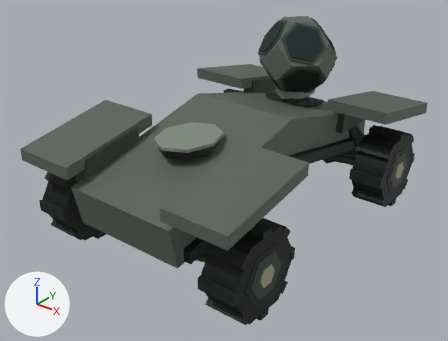
What one commit did to the glTF model assets/xb12/xb12_d0_lod2.glb.
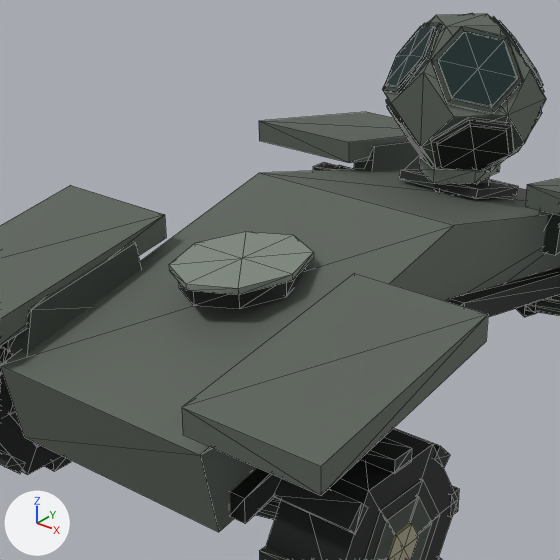
Each version is shown whole from a 50 mm lens placed at (4.17, -5.56, 3.99), pointed at (-0.04, -0.3, 0.73), then close up on the part from 16% to 77% of the width and 3% to 83% of the height. The lights are fixed; the arrows at lower left show +X, +Y and +Z. The last two pictures show the newer version. The close-ups show mesh edges as thin lines. Where no turn or scale is listed for an object, it has been applied to the vertices. Vertices at exactly the same position are counted once.

Names of what the first close-up shows: 'XB12_STATIC'.
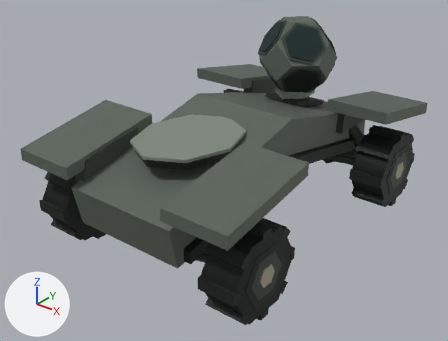
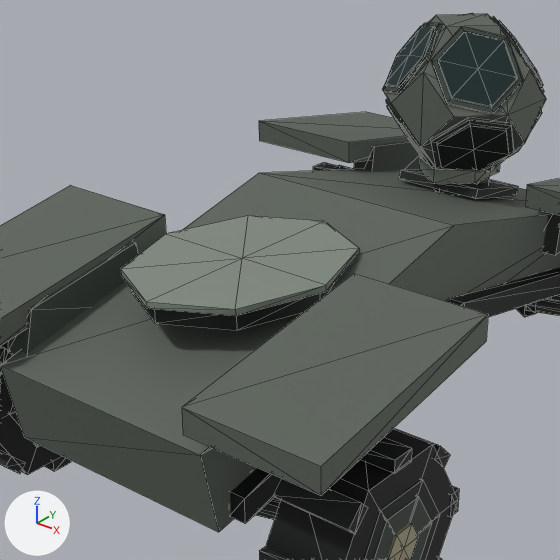
Edits to the bpy script that builds the scene:
```text
Change me_mesh_0:
    where me_mesh_0.from_pydata(...)  # 1407 vertices, 2344 faces; spans x -1.44..1.44, y -2.1..2.1, z 0.0..2.3
    used by ob_xb12_static; location = (0.0, 0.0, 0.0)
    before: 138 (0.21, -1.22, 1.38), 139 (0.21, -1.22, 1.27) at pixel (239, 308), 140 (0.3, -0.95, 1.38), 141 (0.3, -0.95, 1.27) at pixel (286, 296), 142 (0.21, -0.68, 1.38)
    before: 143 (0.21, -0.68, 1.27), 144 (0.0, -0.57, 1.38), 145 (0.0, -0.57, 1.27), 146 (-0.21, -0.68, 1.38), 147 (-0.21, -0.68, 1.27)
    before: 148 (-0.3, -0.95, 1.38), 149 (-0.3, -0.95, 1.27), 150 (-0.21, -1.22, 1.38), 151 (-0.21, -1.22, 1.27) at pixel (178, 287), 156 (0.24, -1.25, 1.41) at pixel (238, 288)
    before: 157 (0.24, -1.25, 1.38) at pixel (238, 294), 158 (0.34, -0.95, 1.41) at pixel (292, 274), 159 (0.34, -0.95, 1.38) at pixel (292, 280), 160 (0.24, -0.65, 1.41) at pixel (313, 252), 161 (0.24, -0.65, 1.38) at pixel (313, 258)
    before: 162 (0.0, -0.52, 1.41) at pixel (293, 235), 163 (0.0, -0.52, 1.38), 164 (-0.24, -0.65, 1.41) at pixel (245, 231), 165 (-0.24, -0.65, 1.38), 166 (-0.34, -0.95, 1.41) at pixel (194, 243)
    before: 167 (-0.34, -0.95, 1.38), 168 (-0.24, -1.25, 1.41) at pixel (168, 264), 169 (-0.24, -1.25, 1.38) at pixel (169, 270)
    me_mesh_0 part 1
    add for i in [148, 149, 166, 167]: me_mesh_0.vertices[i].co += Vector((-0.22, 0.0, 0.0))
    add for i in [150, 151, 168, 169]: me_mesh_0.vertices[i].co += Vector((-0.16, -0.19, 0.0))
    add for i in [146, 147, 164, 165]: me_mesh_0.vertices[i].co += Vector((-0.16, 0.19, 0.0))
    add for i in [144, 145, 162, 163]: me_mesh_0.vertices[i].co += Vector((0.0, 0.27, 0.0))
    add for i in [138, 139, 156, 157]: me_mesh_0.vertices[i].co += Vector((0.16, -0.19, 0.0))
    add for i in [142, 143, 160, 161]: me_mesh_0.vertices[i].co += Vector((0.16, 0.19, 0.0))
    add for i in [140, 141, 158, 159]: me_mesh_0.vertices[i].co += Vector((0.22, 0.0, 0.0))
    me_mesh_0.vertices[136].co: (0.0, -1.33, 1.38) -> (0.0, -1.6, 1.38)
    me_mesh_0.vertices[137].co: (0.0, -1.33, 1.27) -> (0.0, -1.6, 1.27)  # pixel (193, 305) -> pixel (155, 323)
    me_mesh_0.vertices[154].co: (0.0, -1.38, 1.41) -> (0.0, -1.65, 1.41)  # pixel (185, 283) -> pixel (146, 301)
    me_mesh_0.vertices[155].co: (0.0, -1.38, 1.38) -> (0.0, -1.65, 1.38)  # pixel (186, 290) -> pixel (146, 308)
```

Changed parts and their boxes (x1, y1, x2, y2) in the close-ups (560 x 560 px; the box of a moved part takes in the faces that stretch with it):
part 1 of me_mesh_0, moved or reshaped
    before: (169, 232, 314, 309)
    after: (121, 216, 359, 330)
